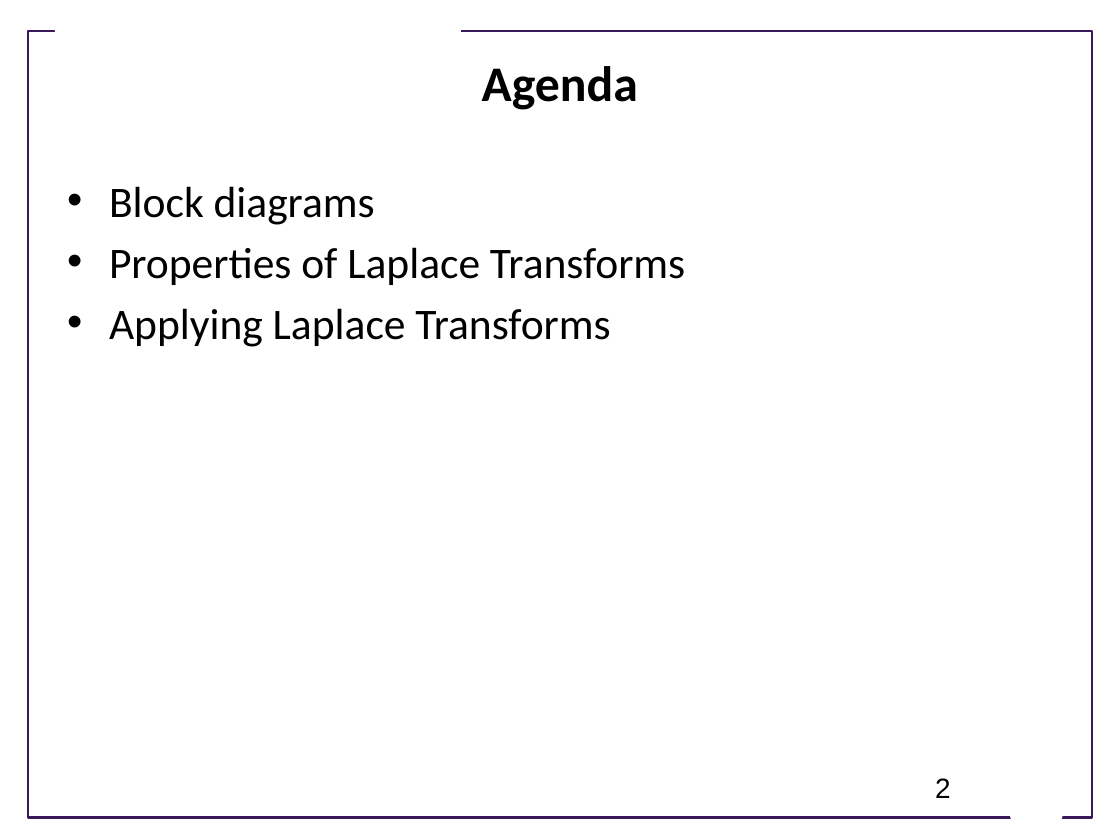
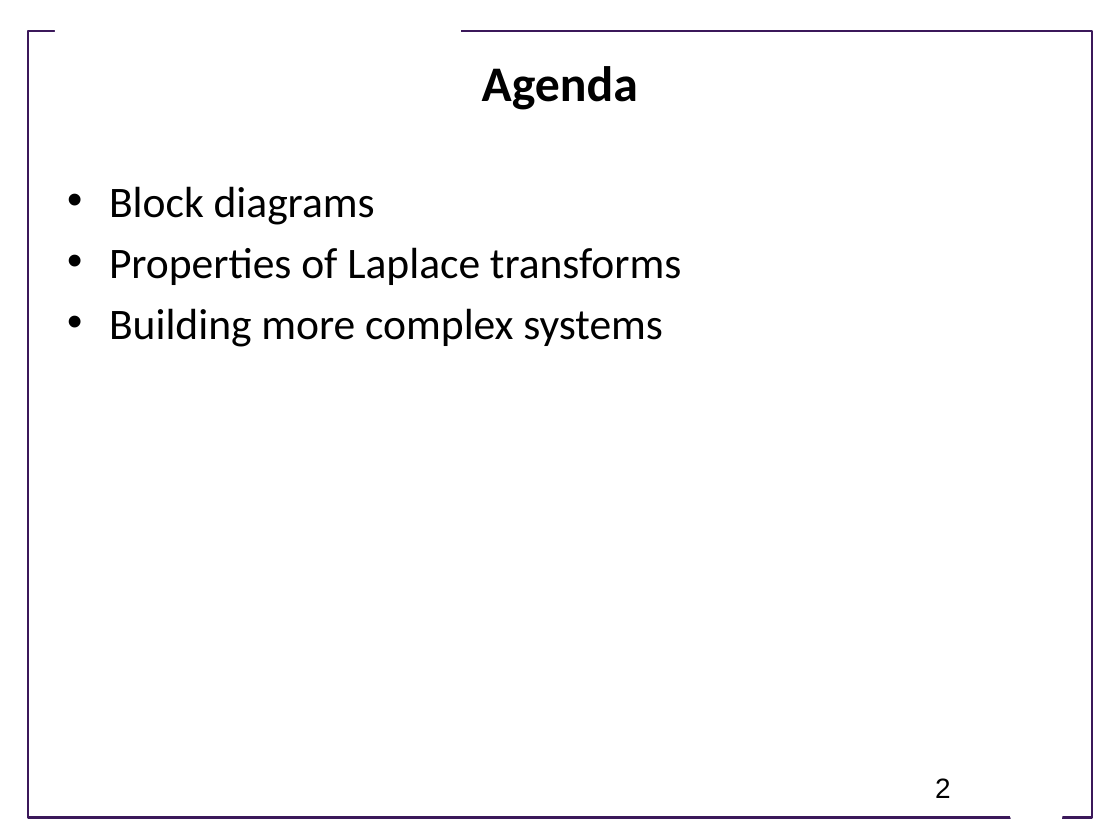
Before and after one commit to joseph-hellerstein/advanced-controls-lectures, a slide deck: slide 2 of Lecture_13-Building-Systems-From-Other-Systems/Building-Systems-From-Other-Systems.pptx. Drawn at 1120x840 pixels with LibreOffice and Linux fonts; fonts in the diff are those of the drawing; background and template pictures are left out. Boxes give left, top, right and bottom in pixels: in the first picture for what was removed or moved away, otherwise in the second. Text is boxed around its words. In the diff, an @@ line names an element or a change of style, - is before the commit and + after.

Commit message:
updates

```diff
--- a/Lecture_13-Building-Systems-From-Other-Systems/Building-Systems-From-Other-Systems.pptx
+++ b/Lecture_13-Building-Systems-From-Other-Systems/Building-Systems-From-Other-Systems.pptx
@@ text at [109,247,681,347]: text changed @@
-• Properties of Laplace Transforms
-• Applying Laplace Transforms
+• Properties of Laplace transforms
+• Building more complex systems
```
Also in this commit, not shown: 1 other slide changed, 1 slide added.
